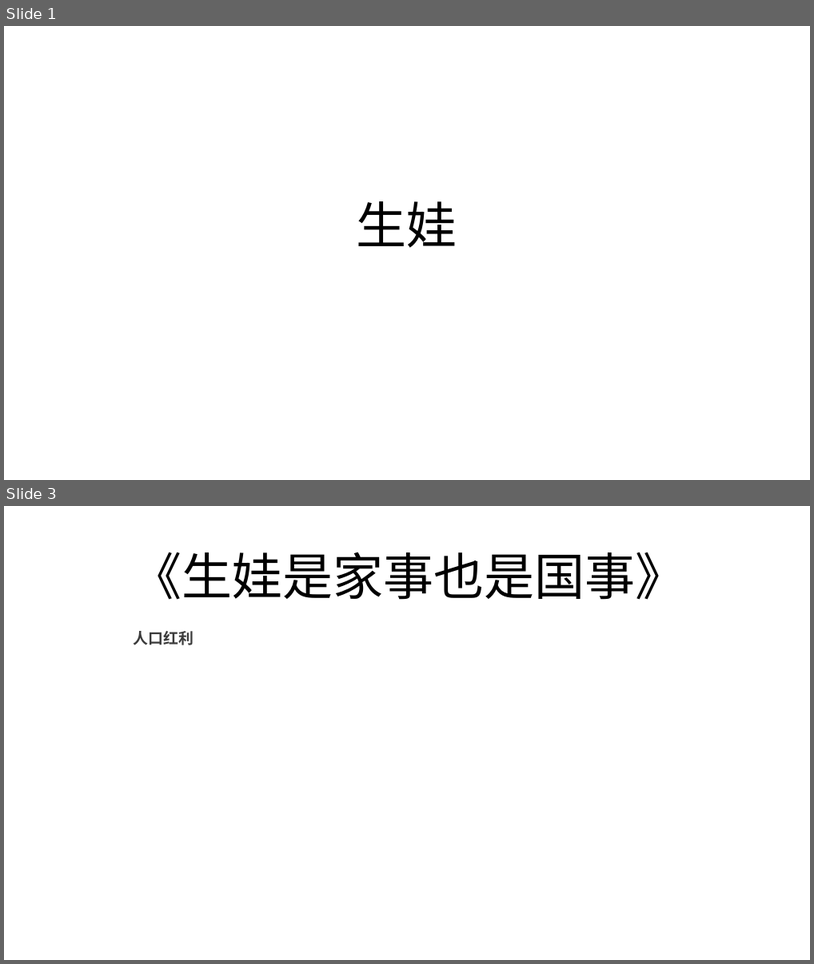
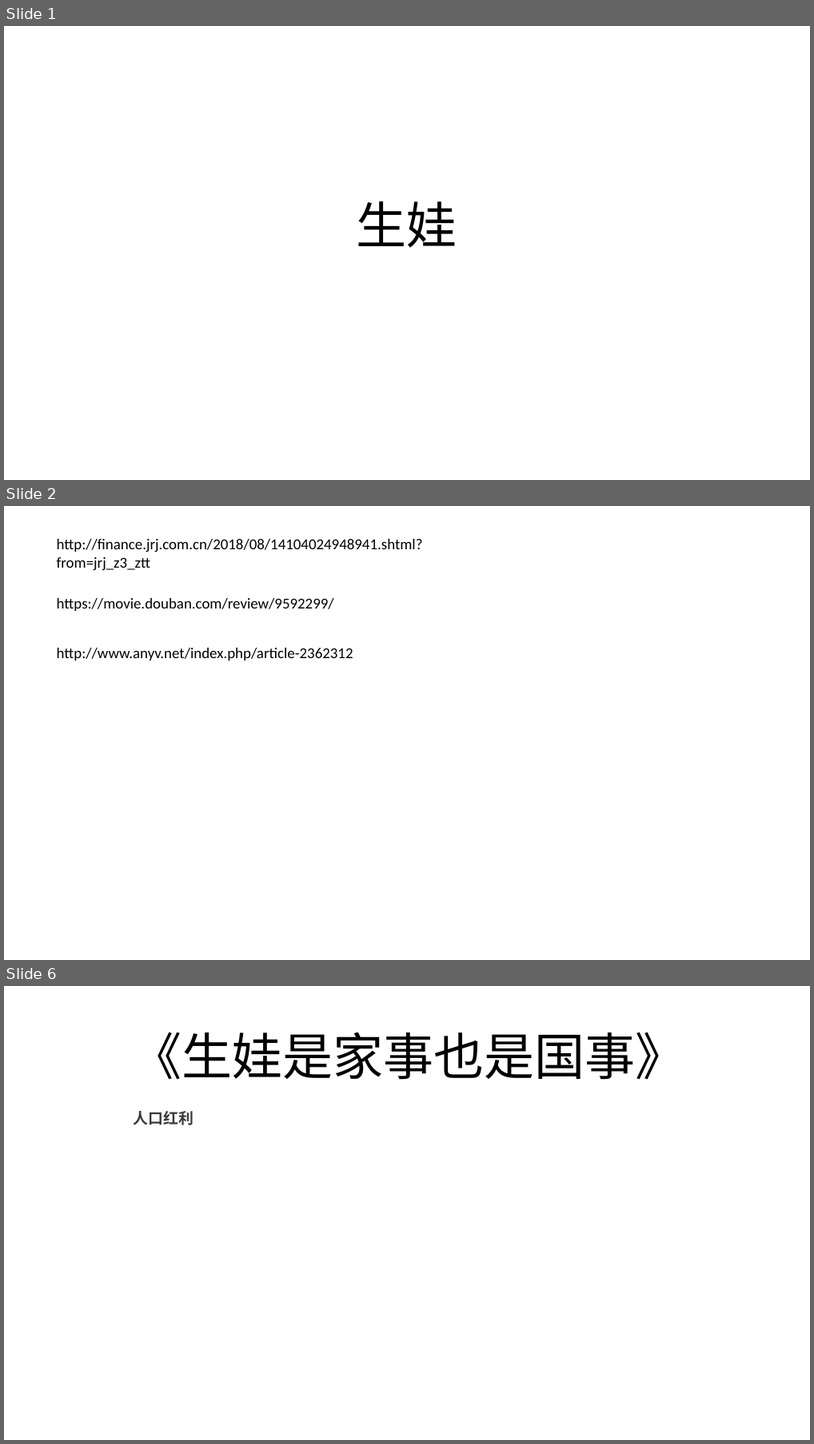
Before and after one commit to FredJiangFei/freetalk, a slide deck: 生娃是国家大事/sw.pptx. Shown one above the other, each under a label of ours: slides 1 and 3 before the commit, slides 1, 2 and 6 after it; the slides between them are not shown. The pictures are 814x964 and 814x1444 pixels, drawn with LibreOffice and Linux fonts; fonts in the diff are those of the drawing. Boxes give left, top, right and bottom in pixels: in the first picture for what was removed or moved away, otherwise in the second. Text is boxed around its words. In the diff, an @@ line names an element or a change of style, - is before the commit and + after.

```diff
--- a/生娃是国家大事/sw.pptx
+++ b/生娃是国家大事/sw.pptx
@@ slide 2 added at (4, 506, 810, 960), background #FFFFFF @@
@@ text added at (57, 539, 423, 571), 18 pt, text #000000 @@
+http://finance.jrj.com.cn/2018/08/14104024948941.shtml?from=jrj_z3_ztt
@@ text added at (57, 598, 334, 611), 18 pt, text #000000 @@
+https://movie.douban.com/review/9592299/
@@ text added at (57, 648, 354, 660), 18 pt, text #000000 @@
+http://www.anyv.net/index.php/article-2362312
@@ what was slide 3 is now slide 6 @@
```
Also in this commit, not shown: 1 slide changed, 14 other slides added.
